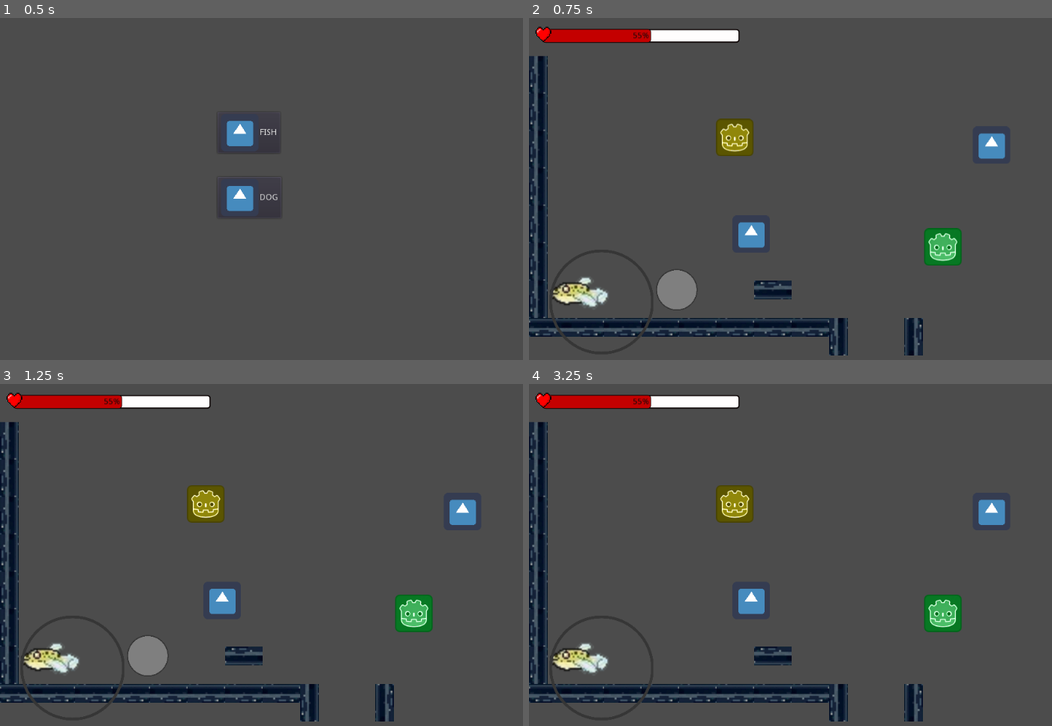
Above: before the commit, frames 1-4 (two rows, left to right).
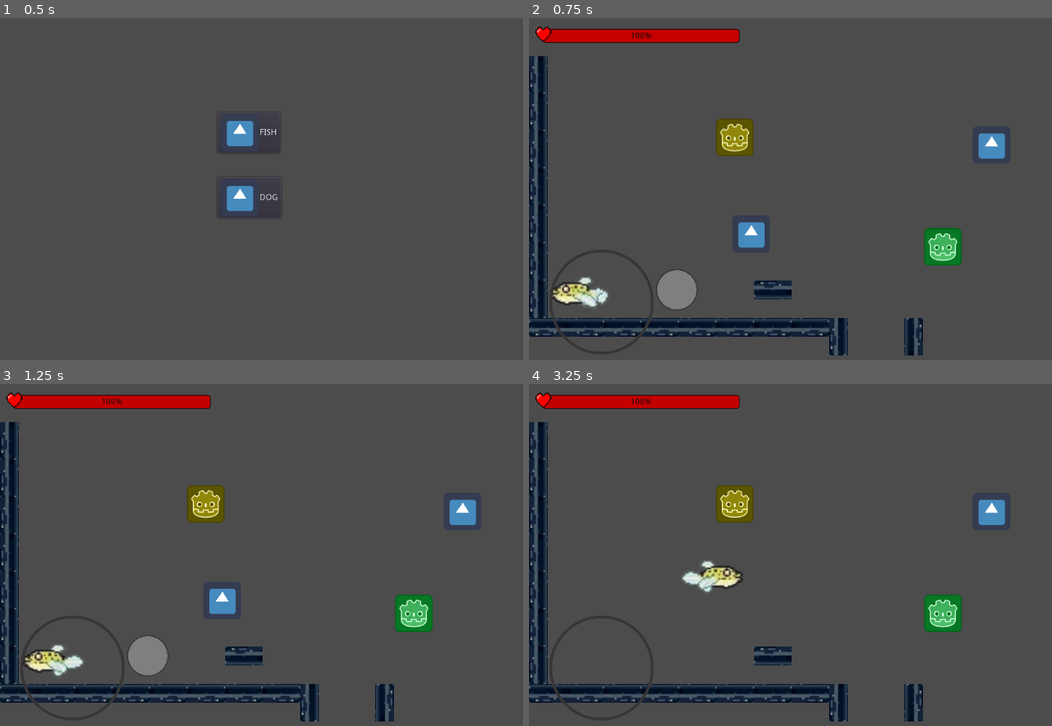
Above: after the commit, the same moments.

Repository: zrock-dev/la_fosa
Game: Godot game, scene res://src/game/main_menu.tscn
Same seed, same stepped clock (60 frames per second), same inputs: the game is played once before the commit and once after it. The engine's default icon, where the game draws it, is replaced by a stand-in: a white triangle on a blue panel in a dark square.
Inputs (mouse positions are in pixels of both pictures, inside the frame that each line leads up to):
- Up to frame 1 (0.5 s): no input
- Up to frame 2 (0.75 s): click "FISH" at 0.5 s
- Up to frame 3 (1.25 s): no input
- Up to frame 4 (3.25 s): move the mouse to (963, 541) at 1.27 s; hold Up (move_up) 1.28-2 s; hold Right (move_rigth) 1.28-2 s; click (963, 541) at 1.42 s; drag from (706, 575) to (989, 510) at 2.02 s; move the mouse to (889, 483) at 2.77 s; hold Left (move_left) from 2.78 s (still down); hold Right (move_rigth) from 2.78 s (still down)

Frame 1 is identical in both runs. In frame 2, 0.7% of the frame differs, in the area x 19-41%, y 3-8%; in frame 3, 1.2%; in frame 4, 2.3%, in the area x 4-46%, y 3-85%.
Error before the commit: Parse Error: The identifier "health_bar" isn't declared in the current scope. (res://src/fish/fish.gd:21)

Commit message:
corrected variables in fish's script

Diff:
--- a/src/fish/fish.gd
+++ b/src/fish/fish.gd
@@ -11,8 +11,9 @@
 
 # joystick signal
 var is_joystick_in_use
-var healthNow = 50
-var healthTotal = 100
+var health_bar
+var hp_max = 100
+var actual_hp = hp_max
 
 # Called when the node enters the scene tree for the first time.
 func _ready():
@@ -110,5 +111,5 @@
 	return number >= mini && number <= maxi
 
 func add_health(health):
-	healthNow = clamp(healthNow + health, 0, healthTotal)
-	print("Plus Health: " + str(healthNow))
+	actual_hp = clamp(actual_hp + health, 0, hp_max)
+	print("Plus Health: " + str(actual_hp))
